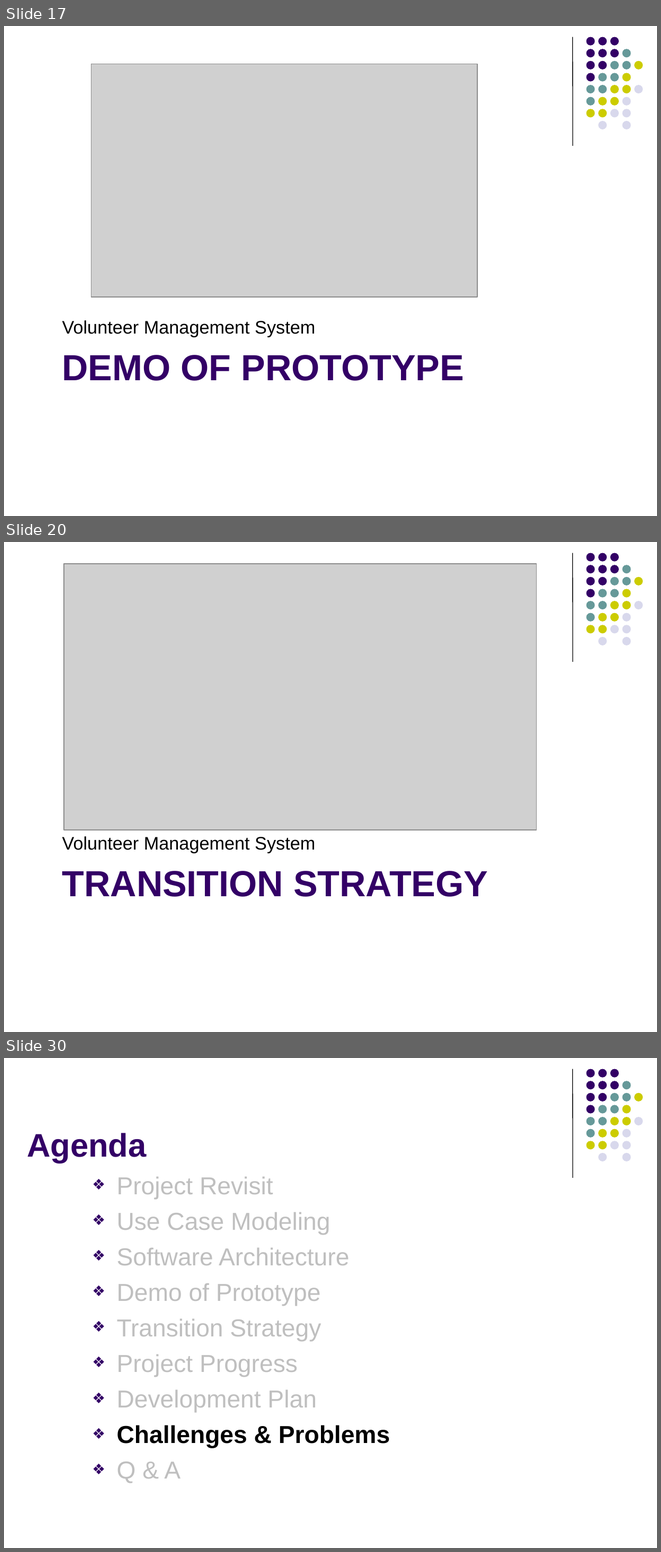
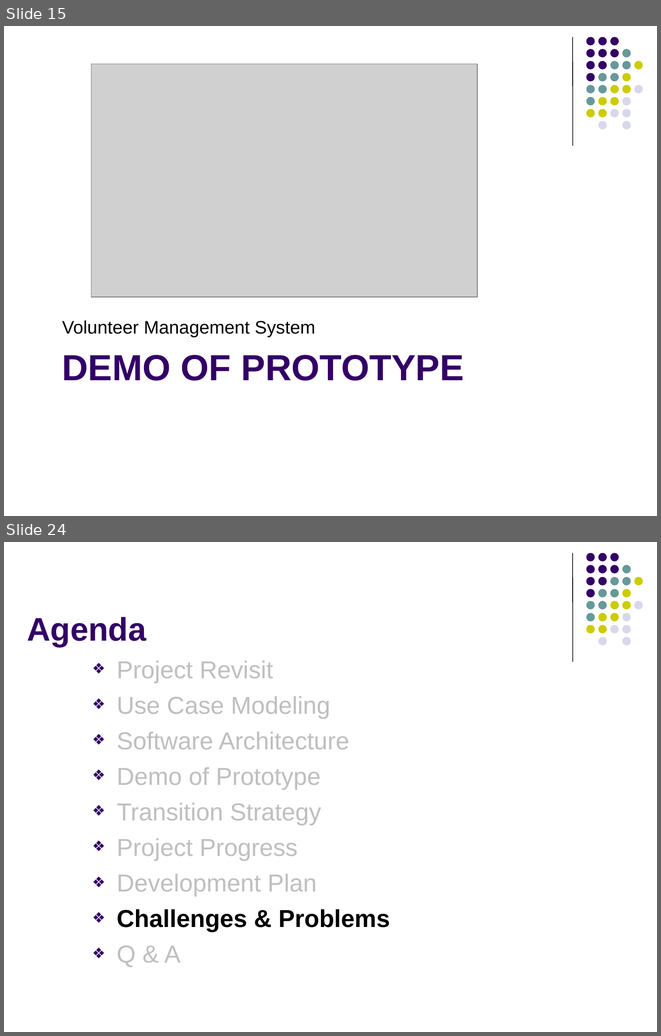
Before and after one commit to imireasa/mtech-se18-t08s, a slide deck: docs/W-9 Working Document/W-9.3 Presentation Slides/Phase 2/vms_presentation_2_v0.1.pptx. Shown one above the other, each under a label of ours: slides 17, 20 and 30 before the commit, slides 15 and 24 after it; the slides between them are not shown. The pictures are 661x1552 and 661x1036 pixels, drawn with LibreOffice and Linux fonts; fonts in the diff are those of the drawing; grey boxes stand for pictures. Boxes give left, top, right and bottom in pixels: in the first picture for what was removed or moved away, otherwise in the second. Text is boxed around its words. In the diff, an @@ line names an element or a change of style, - is before the commit and + after.

```diff
--- a/docs/W-9 Working Document/W-9.3 Presentation Slides/Phase 2/vms_presentation_2_v0.1.pptx
+++ b/docs/W-9 Working Document/W-9.3 Presentation Slides/Phase 2/vms_presentation_2_v0.1.pptx
@@ slide 20 removed at box(4, 542, 657, 1032), background #FFFFFF; not listed: 32 template elements that a slide beside it also shows @@
@@ picture removed at box(64, 564, 537, 829) @@
@@ text removed at box(62, 836, 315, 853) @@
-Volunteer Management System
@@ title removed at box(62, 871, 488, 897) @@
-TRANSITION STRATEGY
@@ what was slide 17 is now slide 15 @@
@@ what was slide 30 is now slide 24 @@
```
Also in this commit, not shown: 9 slides changed, 1 slide added, 7 other slides removed, 2 other files.
